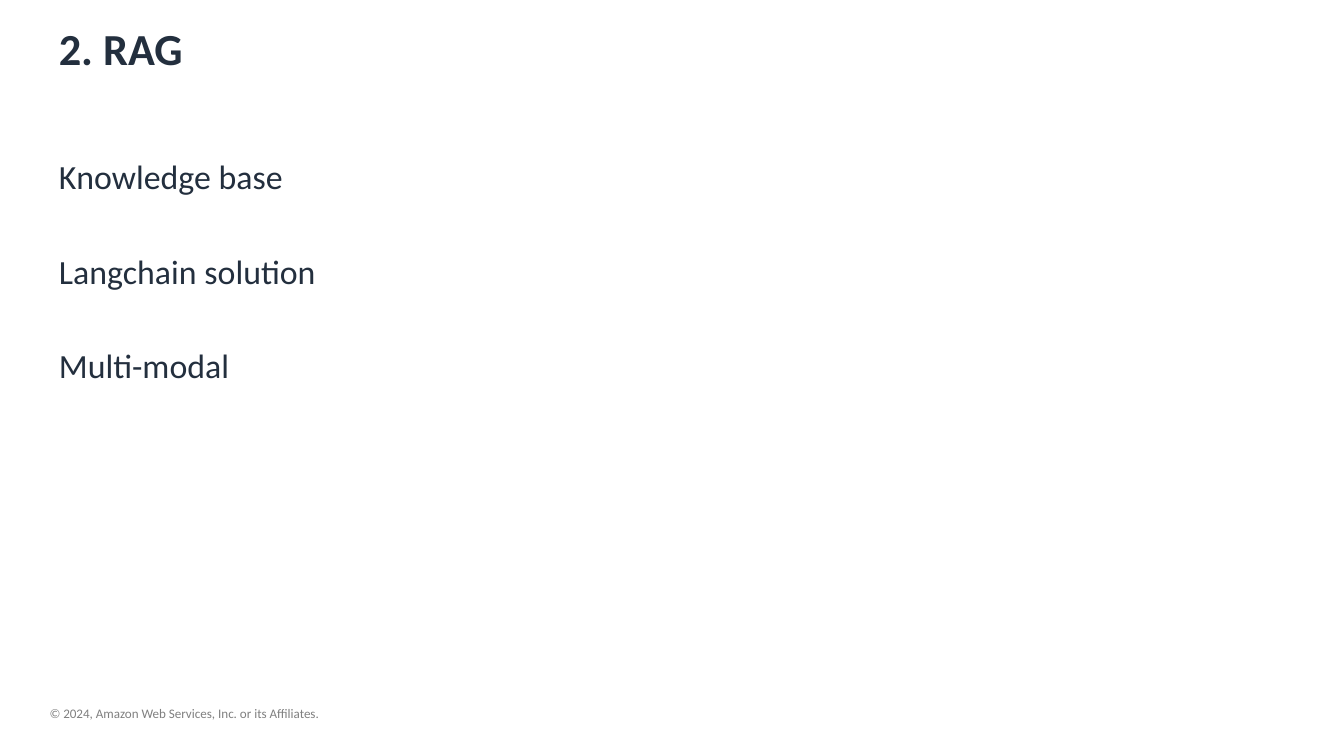
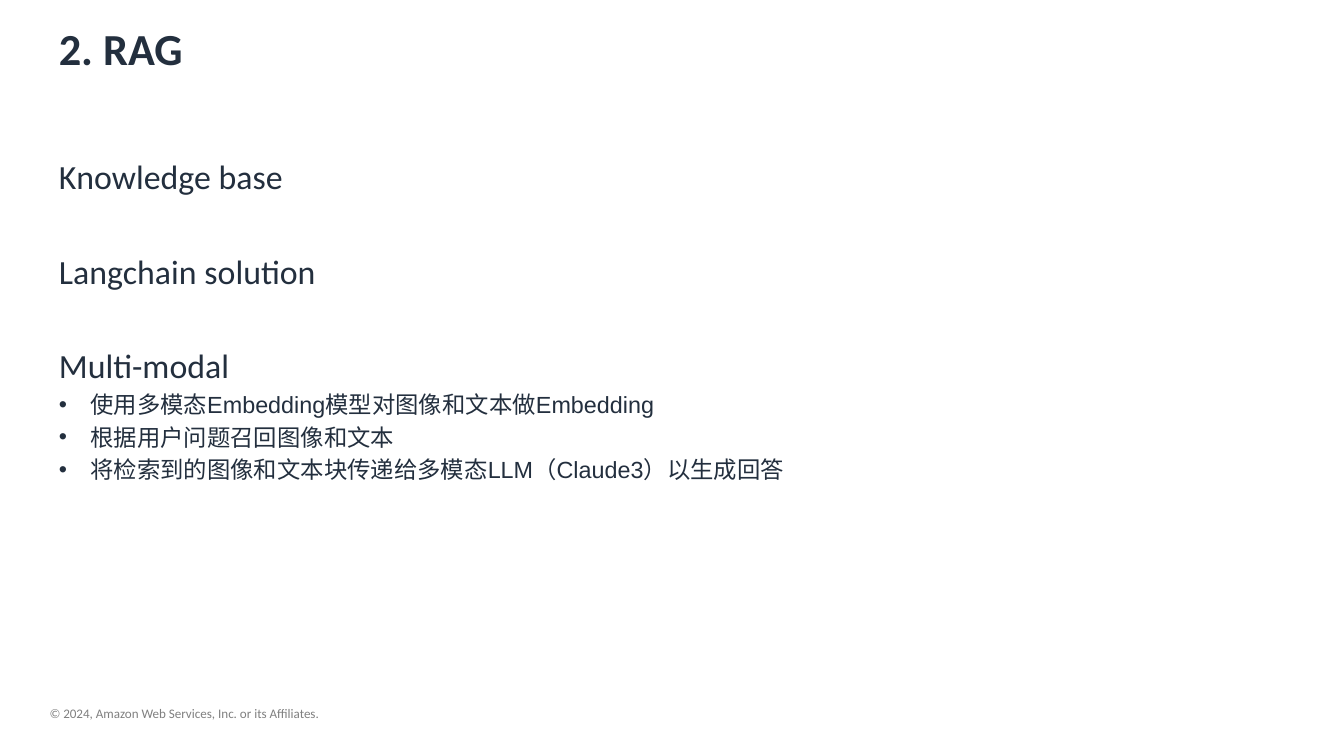
Before and after one commit to zanbei/bedrock_ci_north, a slide deck: slide 3 of bedrock_ppt.pptx. Drawn at 1344x756 pixels with LibreOffice and Linux fonts; fonts in the diff are those of the drawing; background and template pictures are left out. Boxes give left, top, right and bottom in pixels: in the first picture for what was removed or moved away, otherwise in the second. Text is boxed around its words. In the diff, an @@ line names an element or a change of style, - is before the commit and + after.

```diff
--- a/bedrock_ppt.pptx
+++ b/bedrock_ppt.pptx
@@ text at bbox=[90, 393, 784, 480]: paragraphs added @@
+• 使用多模态Embedding模型对图像和文本做Embedding
+• 根据用户问题召回图像和文本
+• 将检索到的图像和文本块传递给多模态LLM（Claude3）以生成回答
```
Also in this commit, not shown: 2 other slides changed, 1 other file.
